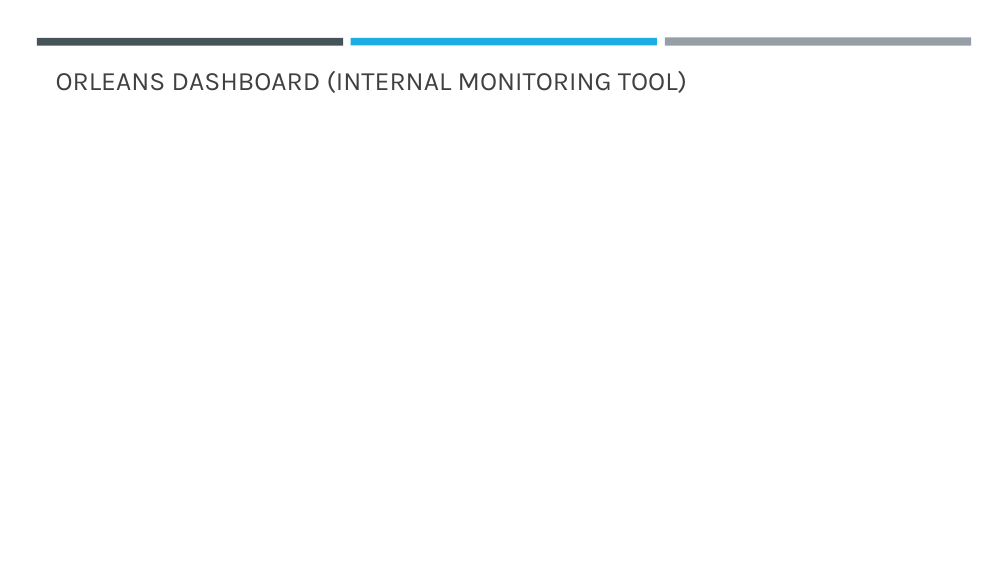
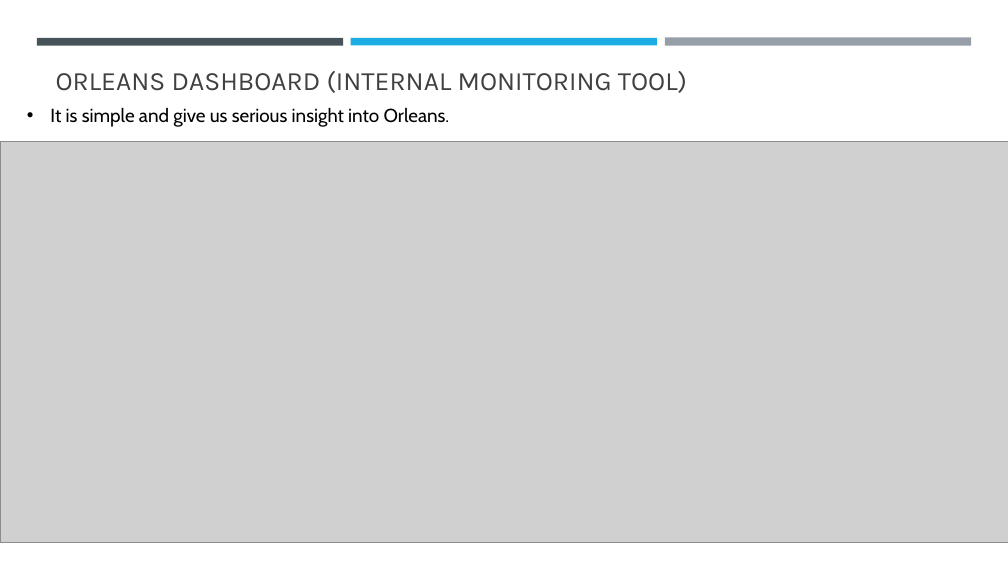
Before and after one commit to sansindia85/Orleans, a slide deck: slide 22 of Presentation/Microsoft Orleans.pptx. Drawn at 1008x567 pixels with LibreOffice and Linux fonts; fonts in the diff are those of the drawing; grey boxes stand for pictures. Boxes give left, top, right and bottom in pixels: in the first picture for what was removed or moved away, otherwise in the second. Text is boxed around its words. In the diff, an @@ line names an element or a change of style, - is before the commit and + after.

```diff
--- a/Presentation/Microsoft Orleans.pptx
+++ b/Presentation/Microsoft Orleans.pptx
@@ text added at (50,107,450,127), 18 pt, text #000000 @@
+• It is simple and give us serious insight into Orleans.
@@ picture added at (0,141,1008,543) @@
```
Also in this commit, not shown: 1 slide added, 18 other files.
